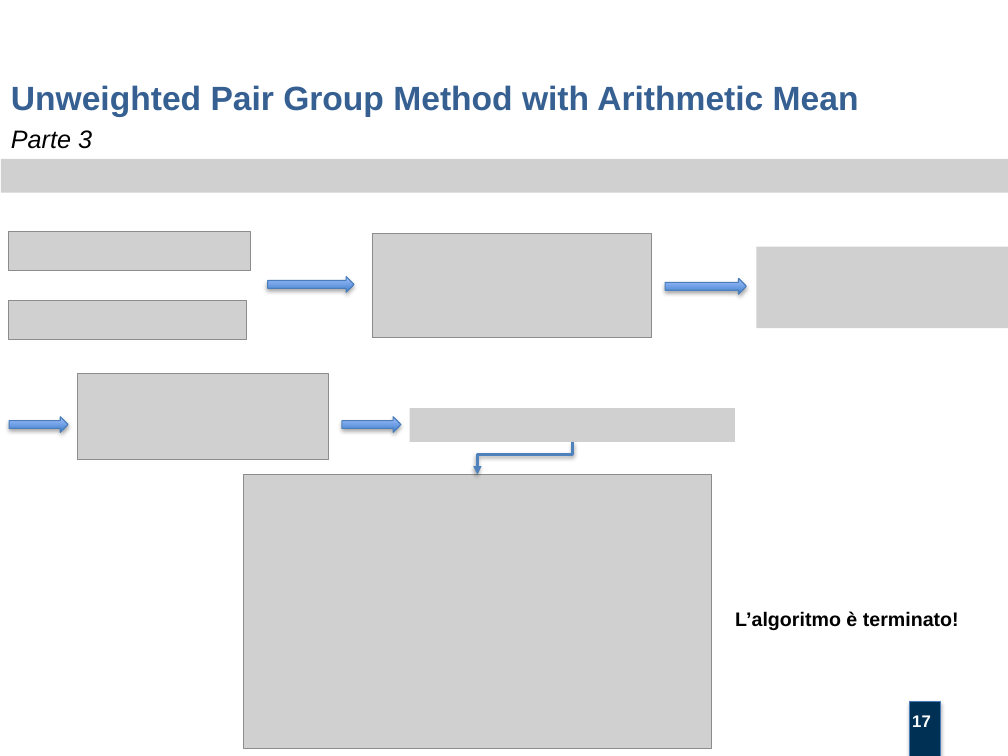
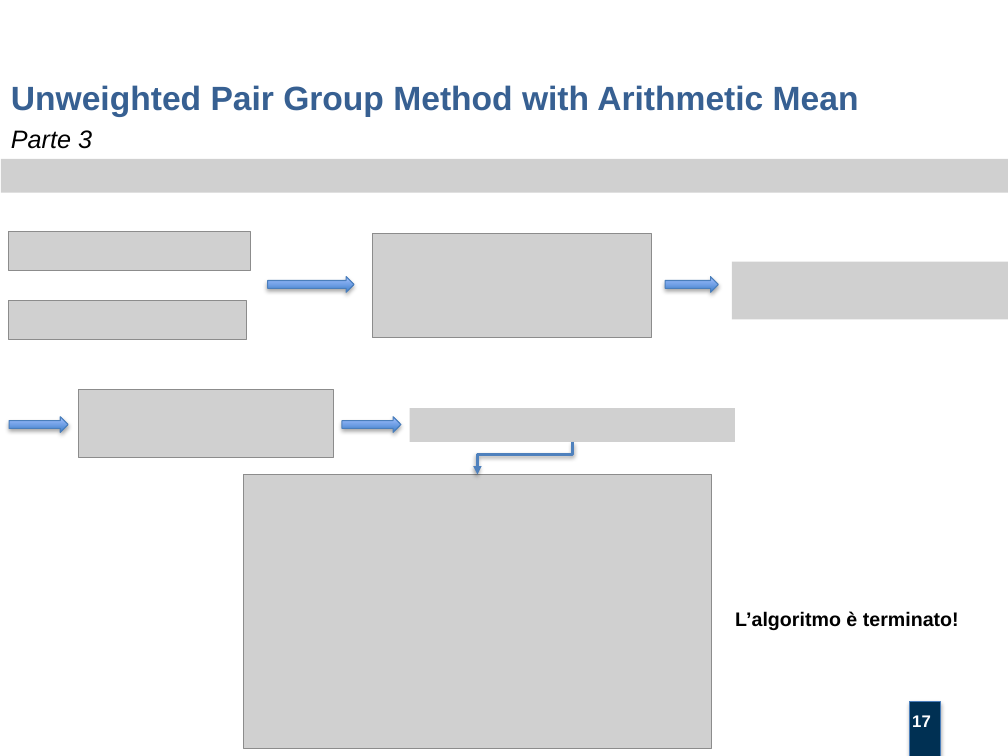
Before and after one commit to mtortoli/Thesis, a slide deck: slide 17 of Discussione Laurea/Slides v.1.0.pptx. Drawn at 1008x756 pixels with LibreOffice and Linux fonts; fonts in the diff are those of the drawing; grey boxes stand for pictures; background and template pictures are left out. Boxes give left, top, right and bottom in pixels: in the first picture for what was removed or moved away, otherwise in the second. Text is boxed around its words. In the diff, an @@ line names an element or a change of style, - is before the commit and + after.

```diff
--- a/Discussione Laurea/Slides v.1.0.pptx
+++ b/Discussione Laurea/Slides v.1.0.pptx
@@ picture: place and size @@
-picture at bbox=[756, 247, 1008, 329]
+picture at bbox=[732, 262, 1008, 320]
@@ right arrow: place and size @@
-right arrow at bbox=[665, 278, 747, 294]
+right arrow at bbox=[665, 276, 719, 292]
@@ picture: place and size @@
-picture at bbox=[78, 374, 329, 460]
+picture at bbox=[79, 389, 333, 458]
```
Also in this commit, not shown: 1 other slide changed, 1 other file.
